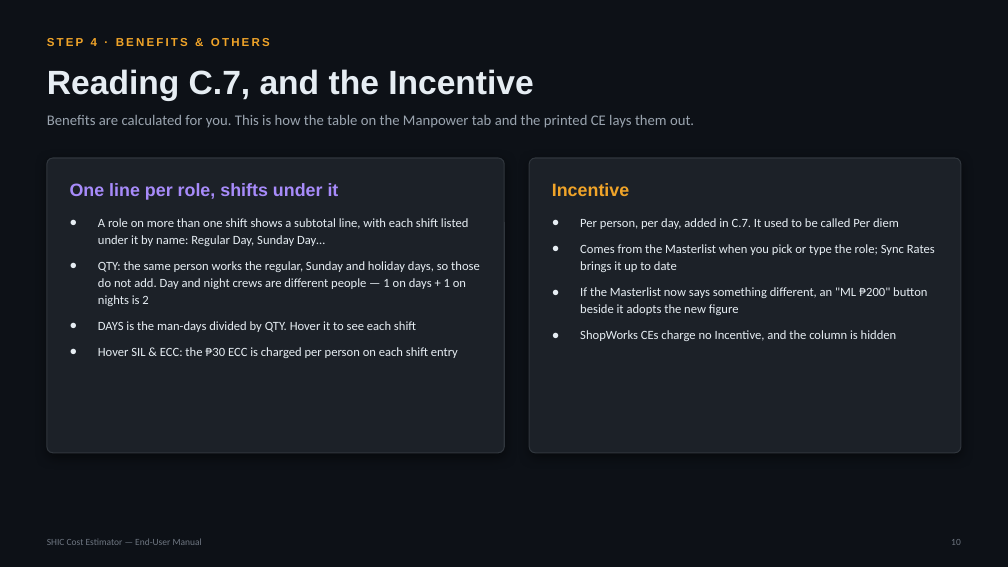
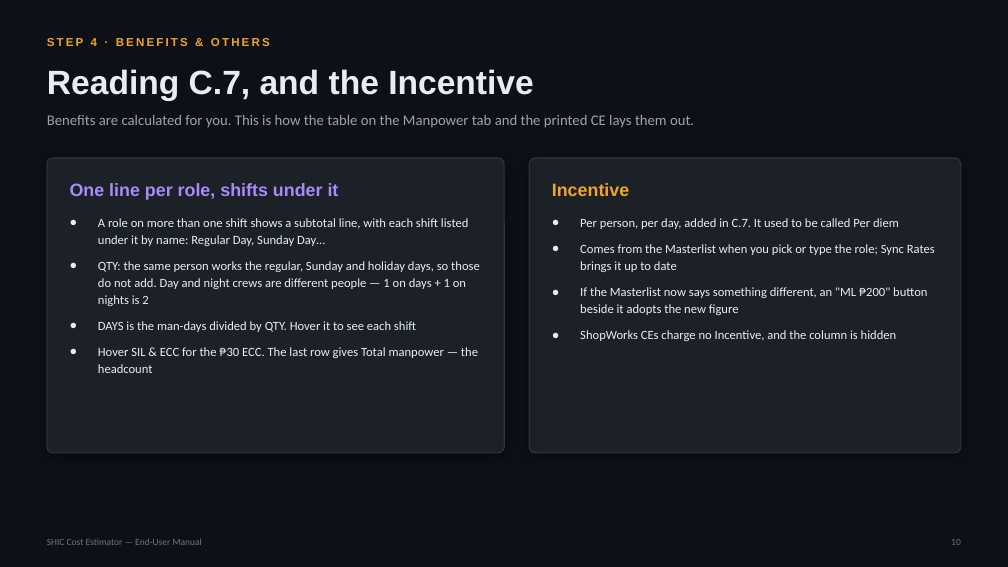
Before and after one commit to SYNERCORE/CostEstimation, a slide deck: slide 10 of docs/SHIC-Cost-Estimator-User-Manual.pptx. Drawn at 1008x567 pixels with LibreOffice and Linux fonts; fonts in the diff are those of the drawing. Boxes give left, top, right and bottom in pixels: in the first picture for what was removed or moved away, otherwise in the second. Text is boxed around its words. In the diff, an @@ line names an element or a change of style, - is before the commit and + after.

```diff
--- a/docs/SHIC-Cost-Estimator-User-Manual.pptx
+++ b/docs/SHIC-Cost-Estimator-User-Manual.pptx
@@ text at bbox=[98, 347, 478, 373]: text changed @@
-● Hover SIL & ECC: the ₱30 ECC is charged per person on each shift entry
+● Hover SIL & ECC for the ₱30 ECC. The last row gives Total manpower — the headcount
```
Also in this commit, not shown: 17 other slides changed, 2 slides added.
